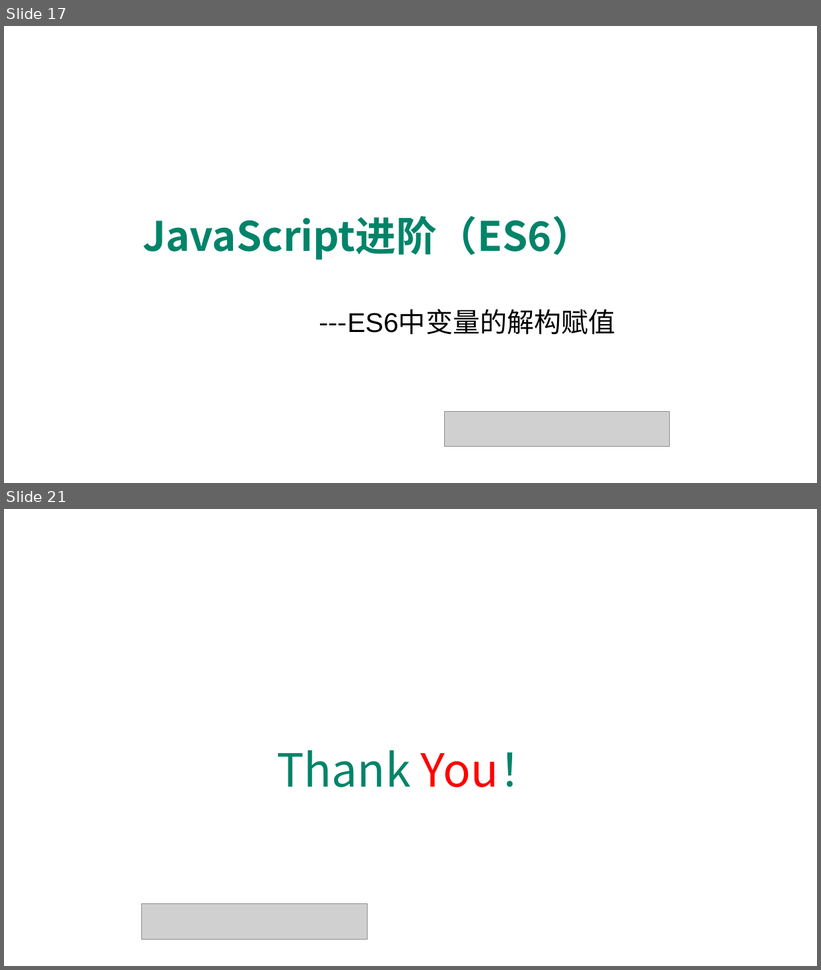
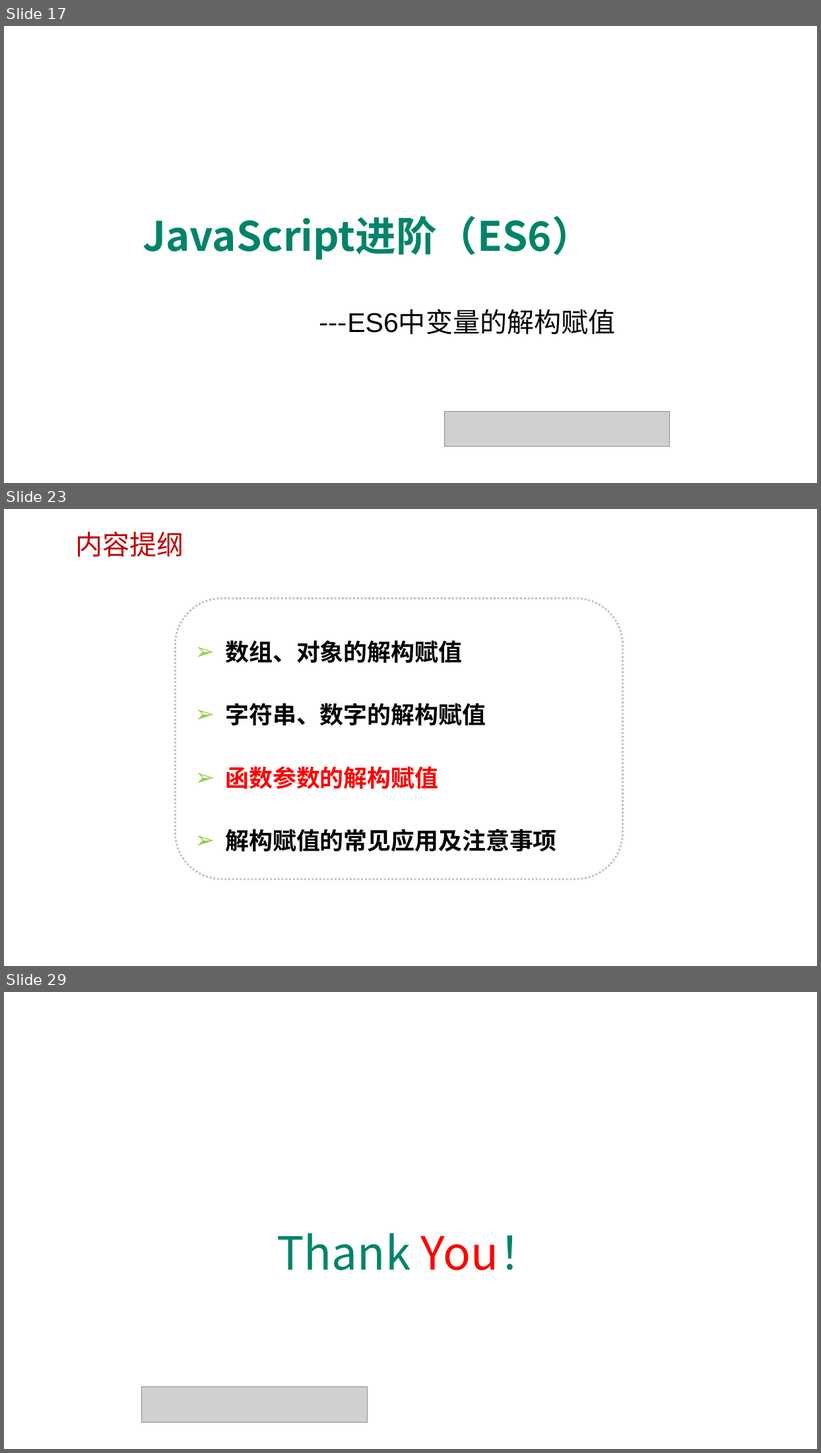
Before and after one commit to edu2act/course-javascript-advanced, a slide deck: 课程PPT/13.ECMAScript 6 一.pptx. Shown one above the other, each under a label of ours: slides 17 and 21 before the commit, slides 17, 23 and 29 after it; the slides between them are not shown. The pictures are 821x970 and 821x1453 pixels, drawn with LibreOffice and Linux fonts; fonts in the diff are those of the drawing; grey boxes stand for pictures; background and template pictures are left out. Boxes give left, top, right and bottom in pixels: in the first picture for what was removed or moved away, otherwise in the second. Text is boxed around its words. In the diff, an @@ line names an element or a change of style, - is before the commit and + after.

```diff
--- a/课程PPT/13.ECMAScript 6 一.pptx
+++ b/课程PPT/13.ECMAScript 6 一.pptx
@@ slide 23 added at <box>4,509,817,966</box>, background picture (left out) @@
@@ text added at <box>75,531,184,557</box>, 32 pt, text #C00000 @@
+内容提纲
@@ rounded rectangle added at <box>176,599,623,880</box>, outline #C0C0C0 2.25 pt dashed, 28 pt, text #000000, bold @@
+➢ 数组、对象的解构赋值
+➢ 字符串、数字的解构赋值
+➢ 函数参数的解构赋值
+➢ 解构赋值的常见应用及注意事项
@@ what was slide 21 is now slide 29 @@
```
Also in this commit, not shown: 3 slides changed, 7 other slides added, 6 other files.
